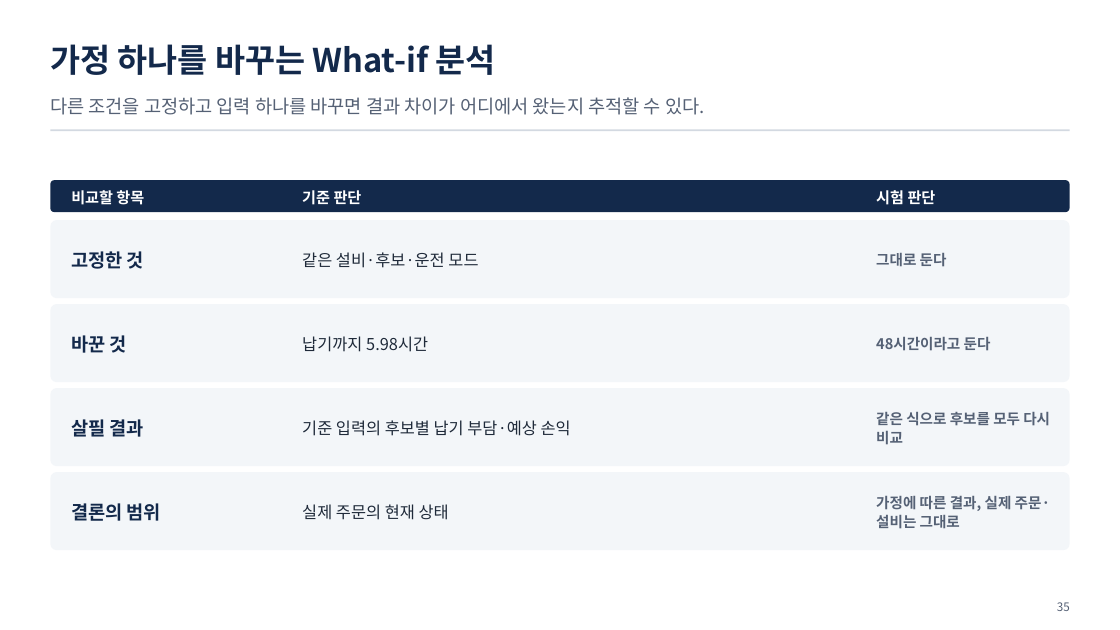
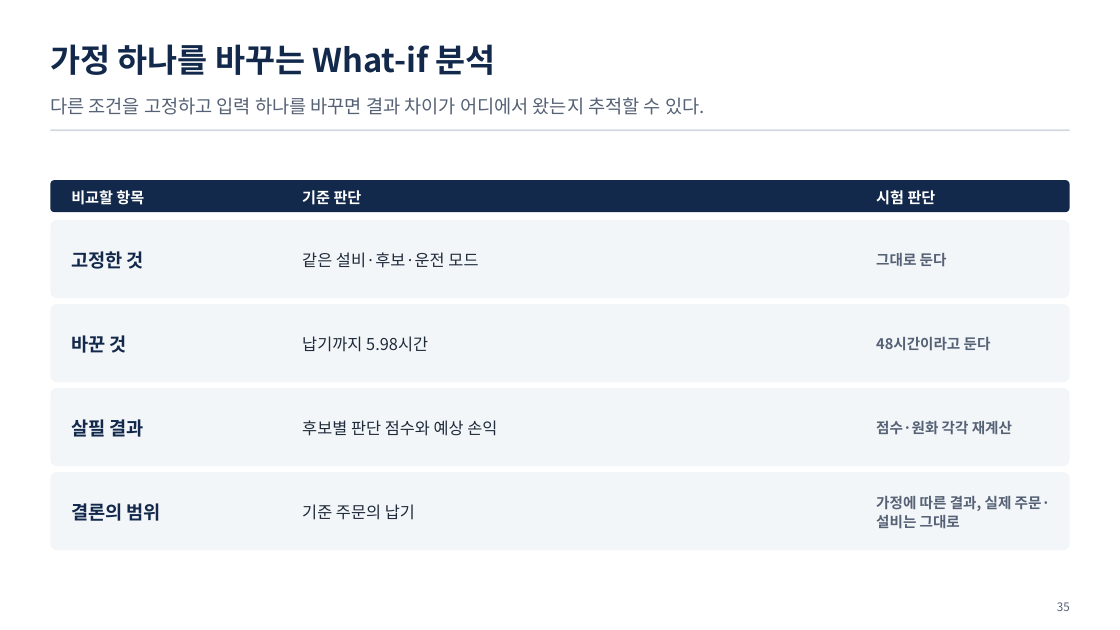
Before and after one commit to uengine-oss/hyd-iot-edu, a slide deck: slide 35 of workspace/강의제작/산출물/통합반/이론_오프라인/03회차/통합반_오프라인_03회차.pptx. Drawn at 1120x630 pixels with LibreOffice and Linux fonts; fonts in the diff are those of the drawing. Boxes give left, top, right and bottom in pixels: in the first picture for what was removed or moved away, otherwise in the second. Text is boxed around its words. In the diff, an @@ line names an element or a change of style, - is before the commit and + after.

Commit message:
통합반 3회차 현장 24~38장 성과 비교와 복습 화면과 발표자 노트를 교재 원본에 맞춘다

```diff
--- a/workspace/강의제작/산출물/통합반/이론_오프라인/03회차/통합반_오프라인_03회차.pptx
+++ b/workspace/강의제작/산출물/통합반/이론_오프라인/03회차/통합반_오프라인_03회차.pptx
@@ text at (302, 420, 497, 436): text changed @@
-기준 입력의 후보별 납기 부담·예상 손익
+후보별 판단 점수와 예상 손익
@@ text at (876, 421, 1012, 435): text changed @@
-같은 식으로 후보를 모두 다시 비교
+점수·원화 각각 재계산
@@ text at (302, 504, 415, 520): text changed @@
-실제 주문의 현재 상태
+기준 주문의 납기
```
Also in this commit, not shown: 13 other slides changed, 1 slide added, 9 other files.
